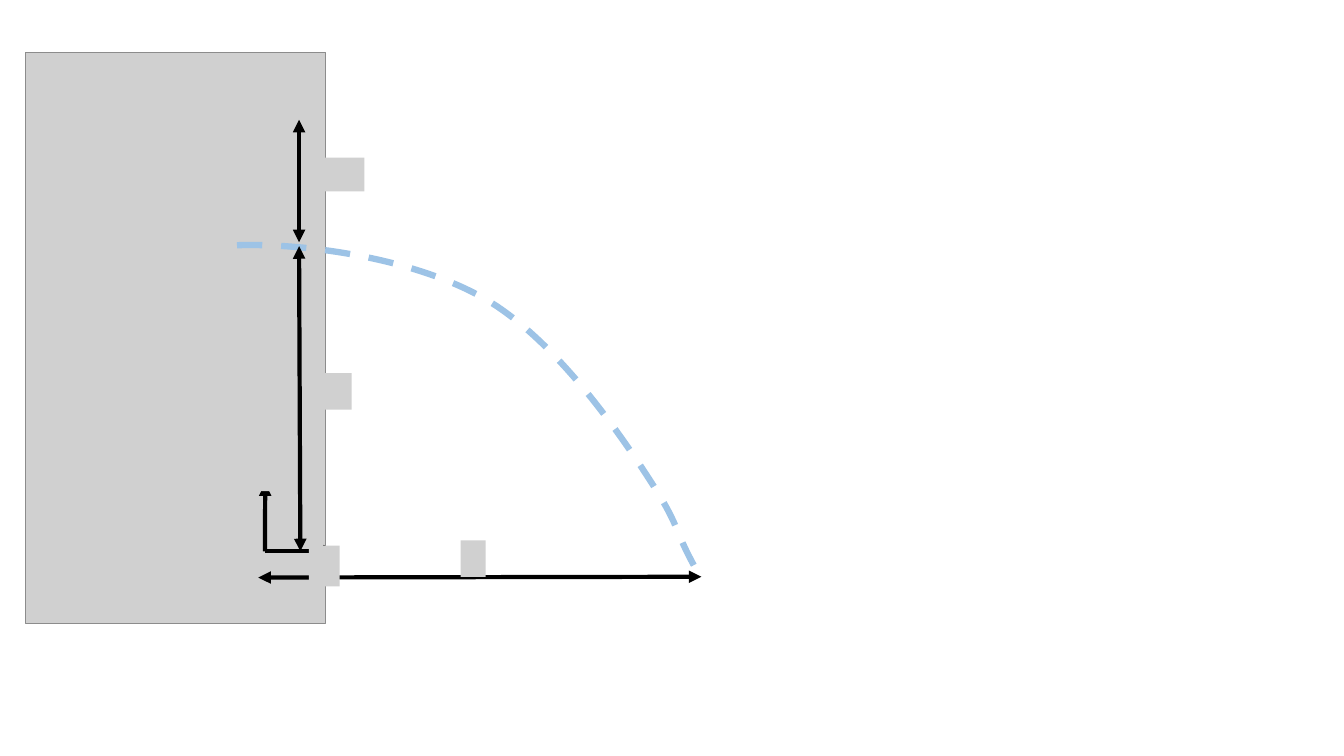
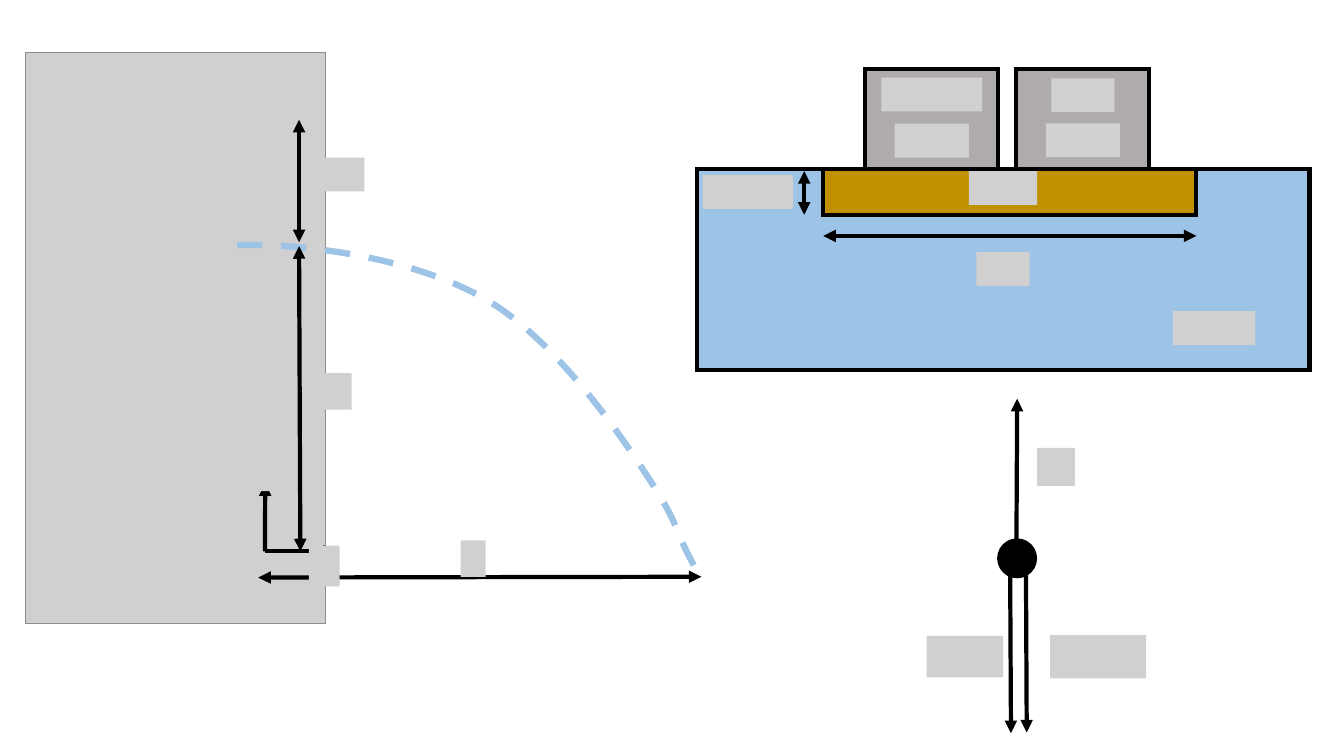
Before and after one commit to OSTP/PhysicsArtofModelling, a slide deck: slide 10 of tex/figures/FluidMechanics/Figures.pptx. Drawn at 1344x756 pixels with LibreOffice and Linux fonts; fonts in the diff are those of the drawing; grey boxes stand for pictures; background and template pictures are left out. Boxes give left, top, right and bottom in pixels: in the first picture for what was removed or moved away, otherwise in the second. Text is boxed around its words. In the diff, an @@ line names an element or a change of style, - is before the commit and + after.

```diff
--- a/tex/figures/FluidMechanics/Figures.pptx
+++ b/tex/figures/FluidMechanics/Figures.pptx
@@ group added at [697,70,1310,371]: 8 pictures, 4 rectangles, 2 double arrows @@
@@ group added at [927,399,1146,733]: 3 arrows, 3 pictures, 1 ellipse @@
```
Also in this commit, not shown: 1 other slide changed, 1 other file.
